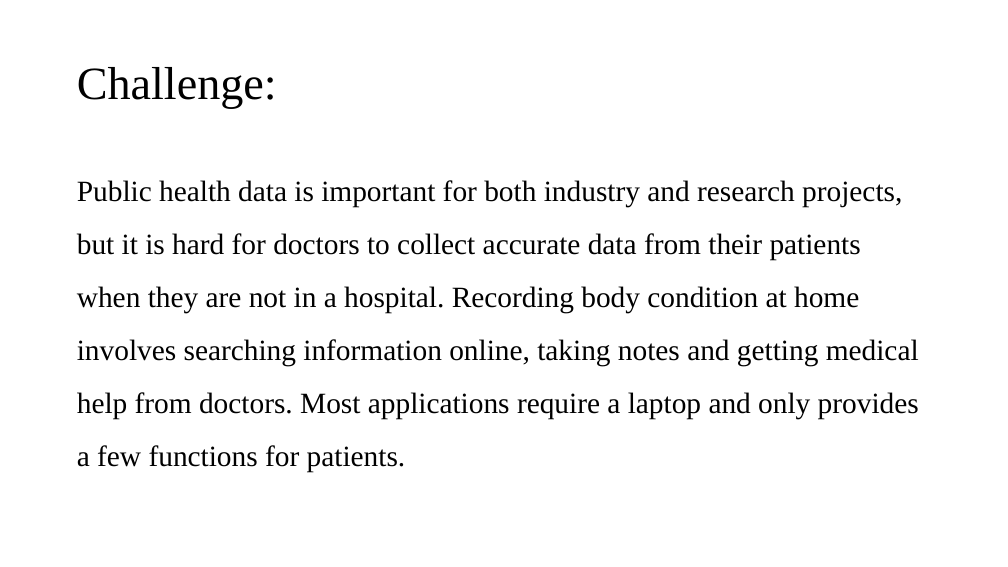
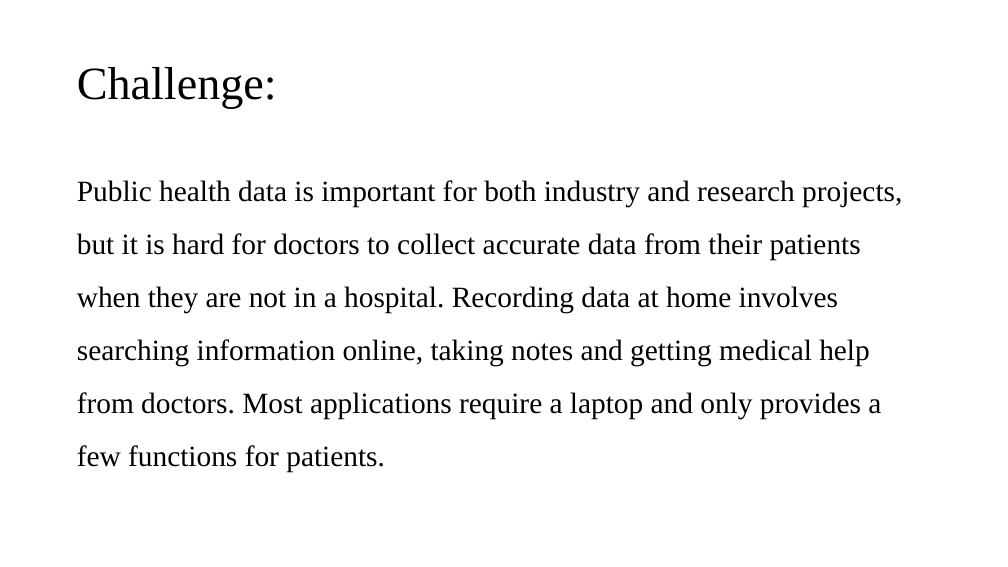
Before and after one commit to wilsonandusa/DoctorWat, a slide deck: slide 2 of Presentation.pptx. Drawn at 1008x567 pixels with LibreOffice and Linux fonts; fonts in the diff are those of the drawing. Boxes give left, top, right and bottom in pixels: in the first picture for what was removed or moved away, otherwise in the second. Text is boxed around its words. In the diff, an @@ line names an element or a change of style, - is before the commit and + after.

Commit message:
add presentation

```diff
--- a/Presentation.pptx
+++ b/Presentation.pptx
@@ text at box(77, 180, 902, 472): text changed @@
-Public health data is important for both industry and research projects, but it is hard for doctors to collect accurate data from their patients when they are not in a hospital. Recording body condition at home involves searching information online, taking notes and getting medical help from doctors. Most applications require a laptop and only provides a few functions for patients.
+Public health data is important for both industry and research projects, but it is hard for doctors to collect accurate data from their patients when they are not in a hospital. Recording data at home involves searching information online, taking notes and getting medical help from doctors. Most applications require a laptop and only provides a few functions for patients.
```
Also in this commit, not shown: 2 other slides changed, 4 slides added, 1 slide removed, 1 other file.
